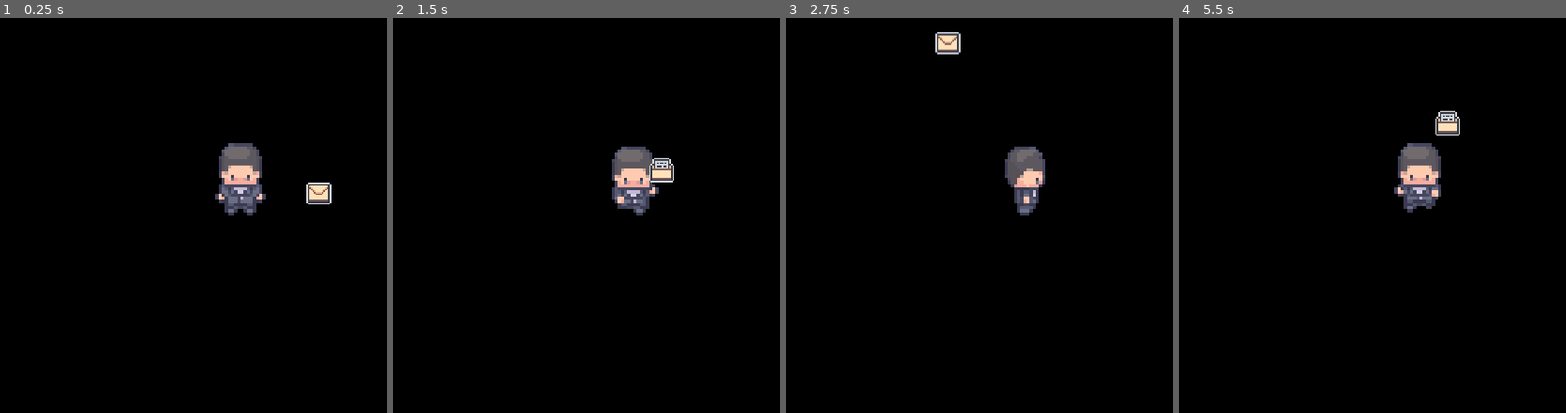
Above: before the commit, frames 1-4 (left to right).
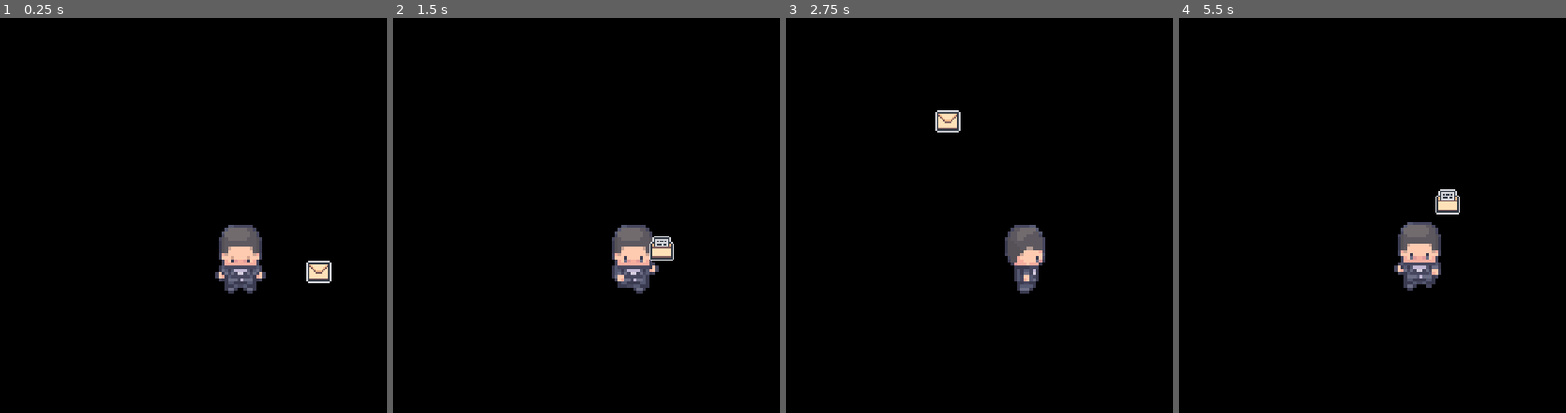
Above: after the commit, the same moments.

Repository: CISC204-S26/hw4-mrcheng-nabilmou
Game: Godot game, scene res://SCENES/Main.tscn
The game is run twice, just before and just after one commit, with the same random seed, the same clock (stepped at 60 frames per second) and the same inputs.
Inputs:
- Up to frame 1 (0.25 s): no input
- Up to frame 2 (1.5 s): hold D (Right) 0.53-1.28 s; tap E (Interact) at 0.6, 1.35 s; tap Enter at 1.25 s; hold S (Down) from 1.28 s (still down)
- Up to frame 3 (2.75 s): release S (Down) at 2.03 s; hold D (Right) from 2.03 s (still down); tap E (Interact) at 2.1 s
- Up to frame 4 (5.5 s): release D (Right) at 2.78 s; hold W (Up) 2.78-3.53 s; tap E (Interact) every 0.75 s from 2.85 to 5.1 s; hold A (Left) 3.53-5.03 s; tap Space at 5 s; hold S (Down) from 5.03 s (still down)

The runs differ from the first frame. In frame 1, 4.3% of the frame differs, in the area x 55-86%, y 31-70%; in frame 2, 3.9%; in frame 3, 3.4%; in frame 4, 4.1%.

Commit message:
Update player.tscn

Diff:
--- a/cisc-204-pair-project/SCENES/player.tscn
+++ b/cisc-204-pair-project/SCENES/player.tscn
@@ -439,12 +439,15 @@
 script = ExtResource("1_667t4")
 
 [node name="Camera2D" type="Camera2D" parent="." unique_id=1228000612]
+offset = Vector2(0, -50)
 
 [node name="AnimatedSprite2D" type="AnimatedSprite2D" parent="." unique_id=1847273026]
 position = Vector2(0, -32)
 sprite_frames = SubResource("SpriteFrames_dxdai")
 animation = &"Idle_Forward"
 autoplay = "Idle_Forward"
+frame = 1
+frame_progress = 0.81887496
 
 [node name="CollisionShape2D" type="CollisionShape2D" parent="." unique_id=777894705]
 visible = false
